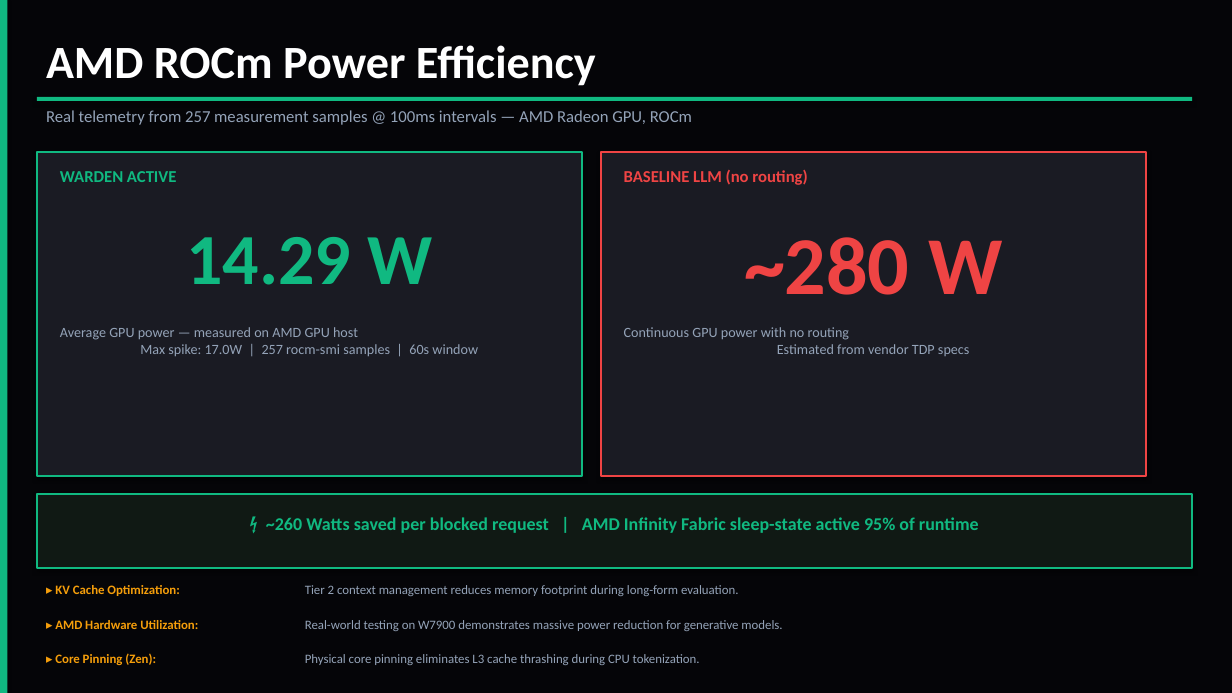
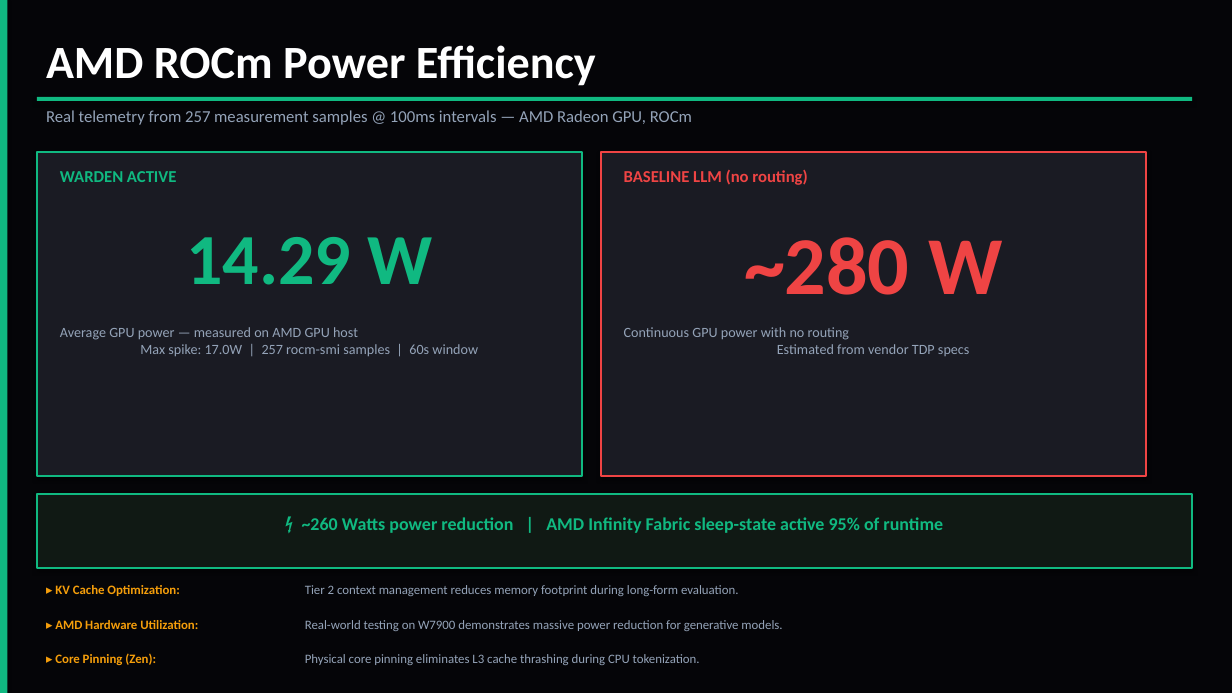
Before and after one commit to AmanTShekar/warden, a slide deck: slide 11 of enterprise_presentation/warden.pptx. Drawn at 1232x693 pixels with LibreOffice and Linux fonts; fonts in the diff are those of the drawing. Boxes give left, top, right and bottom in pixels: in the first picture for what was removed or moved away, otherwise in the second. Text is boxed around its words. In the diff, an @@ line names an element or a change of style, - is before the commit and + after.

Commit message:
docs: label baseline as modeled in PPT and fix watts physics text

```diff
--- a/enterprise_presentation/warden.pptx
+++ b/enterprise_presentation/warden.pptx
@@ text at (302,517,943,533): text changed @@
-⚡ ~260 Watts saved per blocked request | AMD Infinity Fabric sleep-state active 95% of runtime
+⚡ ~260 Watts power reduction | AMD Infinity Fabric sleep-state active 95% of runtime
```
Also in this commit, not shown: 2 other slides changed, 1 other file.
